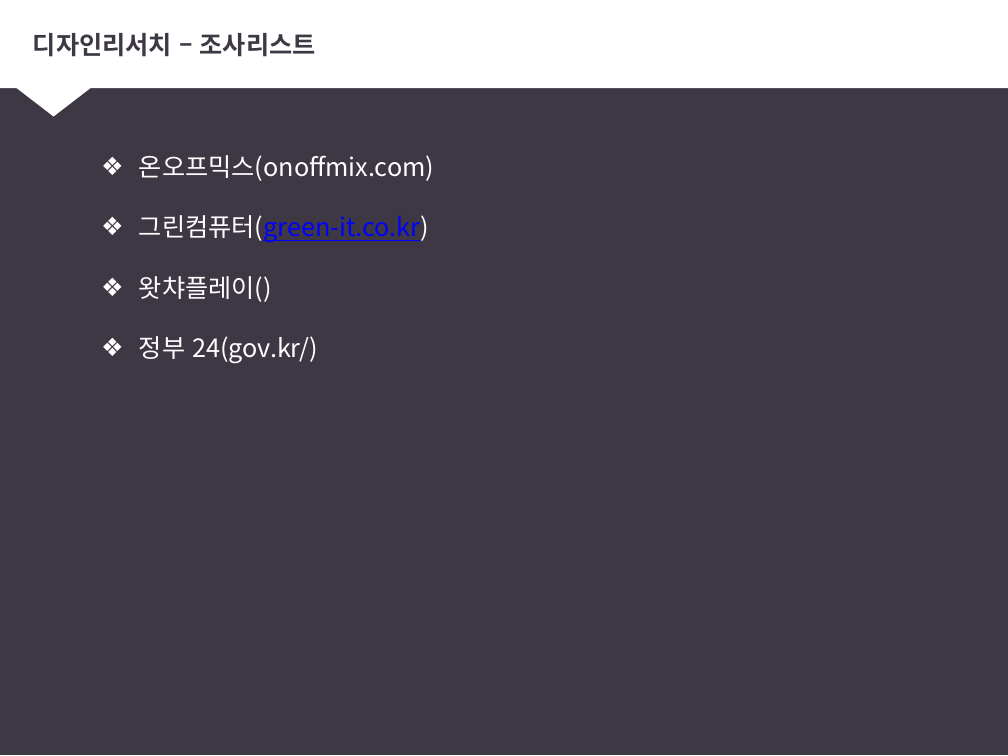
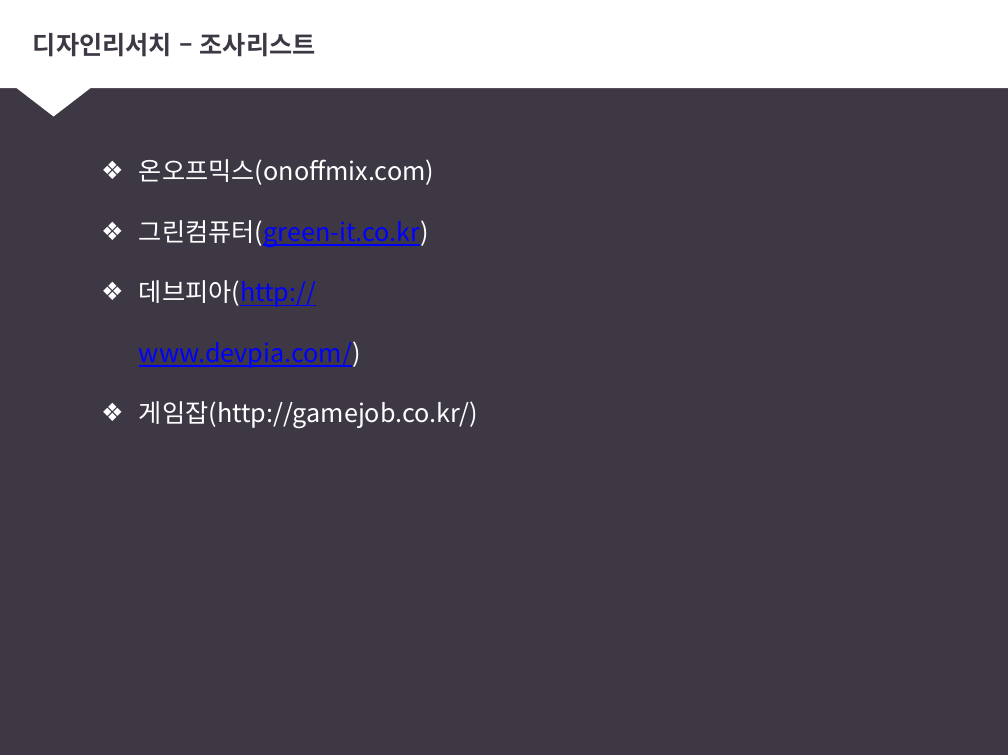
Before and after one commit to rlamj5555/ui_ux_test, a slide deck: slide 10 of 팀과제 자료/스마트커뮤니티 - 기초데이터수집.pptx. Drawn at 1008x756 pixels with LibreOffice and Linux fonts; fonts in the diff are those of the drawing. Boxes give left, top, right and bottom in pixels: in the first picture for what was removed or moved away, otherwise in the second. Text is boxed around its words. In the diff, an @@ line names an element or a change of style, - is before the commit and + after.

```diff
--- a/팀과제 자료/스마트커뮤니티 - 기초데이터수집.pptx
+++ b/팀과제 자료/스마트커뮤니티 - 기초데이터수집.pptx
@@ text at (139,280,478,429): text changed @@
-❖ 왓챠플레이()
-❖ 정부 24(gov.kr/)
+❖ 데브피아(http://www.devpia.com/)
+❖ 게임잡(http://gamejob.co.kr/)
```
Also in this commit, not shown: 8 other slides changed, 22 other files.
